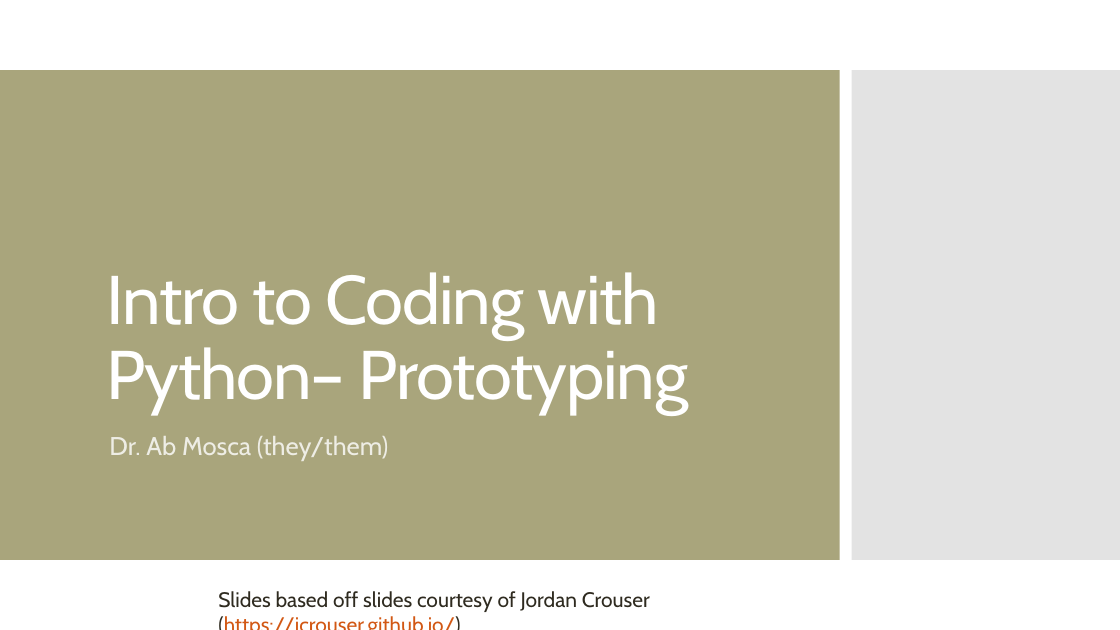
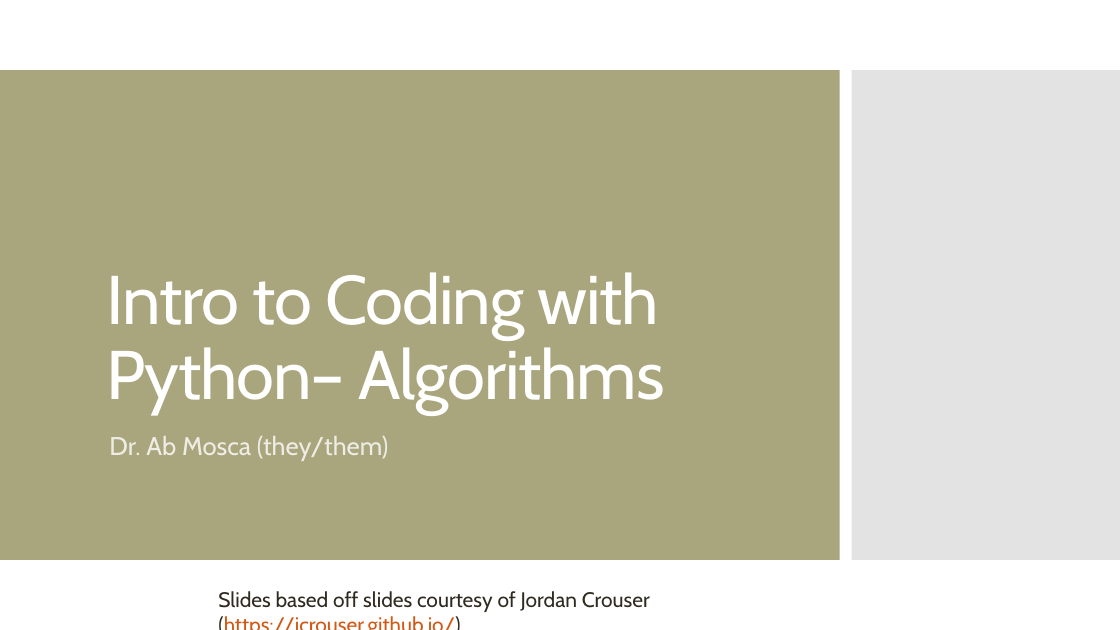
Before and after one commit to amosca01/CAIS117-F23, a slide deck: slide 1 of slides/28-algorithms.pptx. Drawn at 1120x630 pixels with LibreOffice and Linux fonts; fonts in the diff are those of the drawing. Boxes give left, top, right and bottom in pixels: in the first picture for what was removed or moved away, otherwise in the second. Text is boxed around its words. In the diff, an @@ line names an element or a change of style, - is before the commit and + after.

```diff
--- a/slides/28-algorithms.pptx
+++ b/slides/28-algorithms.pptx
@@ title at [107,272,664,415]: text changed @@
-Intro to Coding with Python– Prototyping
+Intro to Coding with Python– Algorithms
```
Also in this commit, not shown: 1 other slide changed, 2 other files.
